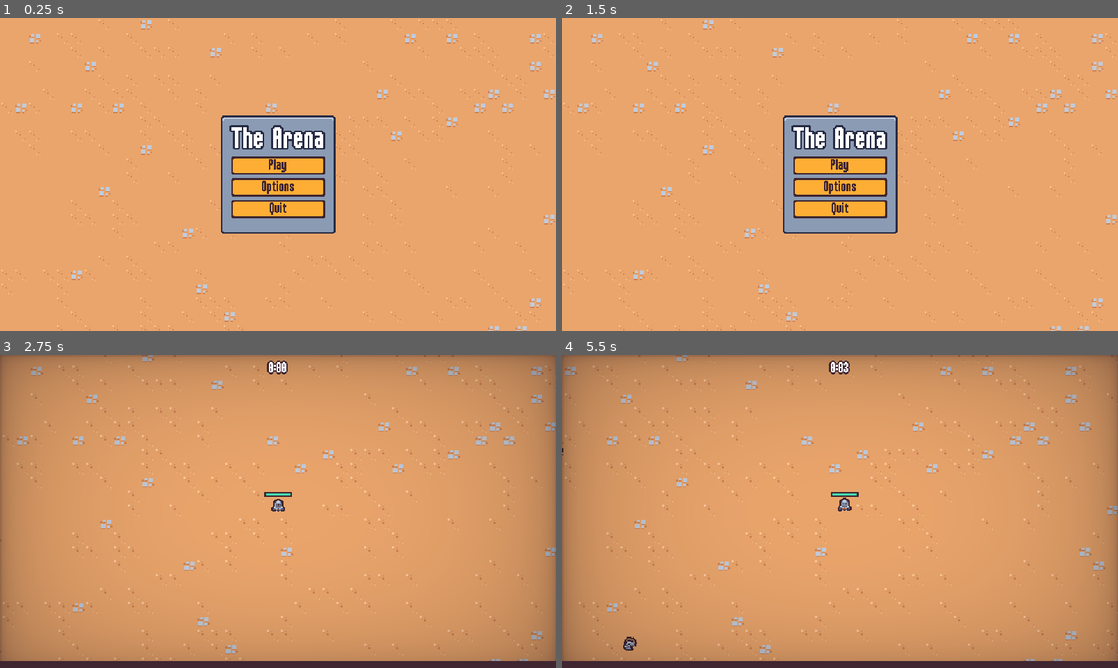
Above: before the commit, frames 1-4 (two rows, left to right).
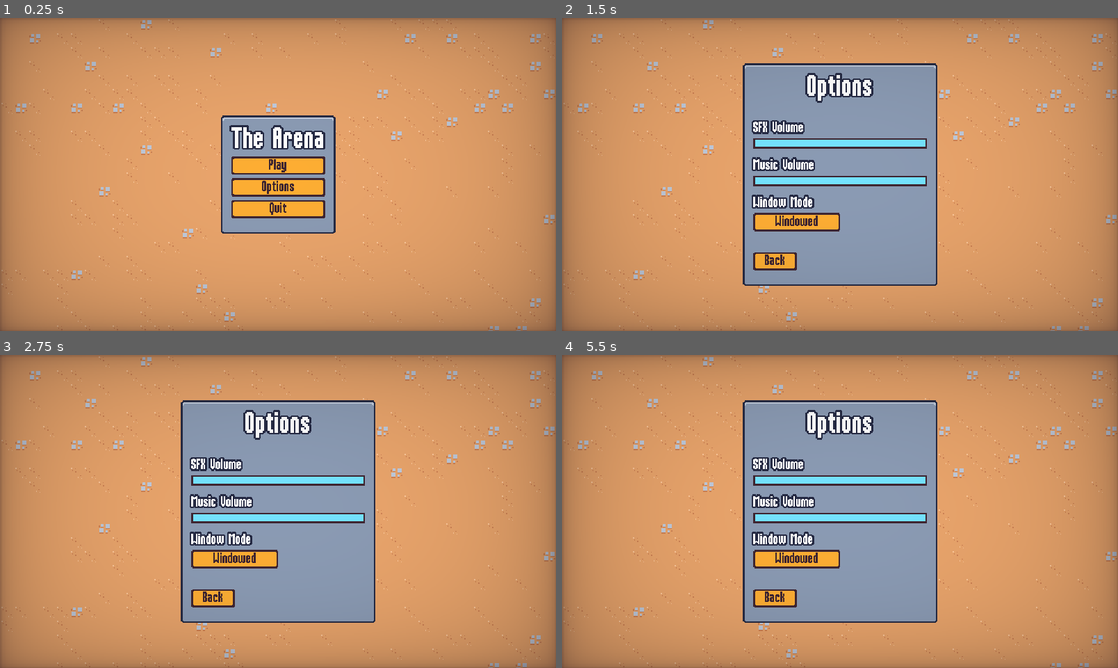
Above: after the commit, the same moments.

Repository: KartikWatts/games
Game: Godot game, scene res://scenes/ui/main_menu.tscn
Two runs of this game, one before a commit and one after it. Both use one fixed random seed, a clock stepped at 60 frames per second and the inputs below.
Inputs (mouse positions are in pixels of both pictures, inside the frame that each line leads up to):
- Up to frame 1 (0.25 s): no input
- Up to frame 2 (1.5 s): click "Options" at 0.5 s; click "Back" at 1.25 s
- Up to frame 3 (2.75 s): click "Play" at 2 s
- Up to frame 4 (5.5 s): click (840, 502) at 2.75 s, where only the run after the commit has a clickable "Play"; click (795, 558) at 3.5 s, where only the run after the commit has a clickable "Windowed"; click (795, 558) at 4.25 s, where only the run after the commit has a clickable "Full Screen"; move the mouse to (962, 495) at 5.02 s; press the mouse at (962, 495) at 5.03 s; hold Right (move_right) from 5.03 s (still down)

The runs differ from the first frame. In frame 1, 37% of the frame differs, in the area x 0-100%, y 0-100%; in frame 2, 59%; in frame 3, 30%; in frame 4, 31%.
Error before the commit: Parse Error: Could not find type "SwordAbility" in the current scope. (res://scenes/ability/sword_ability_controller/sword_ability_controller.gd:38)

Commit message:
pause menu and screen transitions

Diff:
--- a/2d-survivors-course/project.godot
+++ b/2d-survivors-course/project.godot
@@ -19,6 +19,7 @@
 
 GameEvents="*res://scenes/autoload/game_events.tscn"
 MusicPlayer="*res://scenes/autoload/music_player.tscn"
+ScreenTransition="*res://scenes/autoload/screen_transition.tscn"
 
 [display]
 
@@ -63,6 +64,12 @@
 "events": [Object(InputEventMouseButton,"resource_local_to_scene":false,"resource_name":"","device":-1,"window_id":0,"a …(256 unchanged characters)…
 ]
 }
+pause={
+"deadzone": 0.5,
+"events": [Object(InputEventKey,"resource_local_to_scene":false,"resource_name":"","device":-1,"window_id":0,"alt_pressed":false,"shift_pressed":false,"ctrl_pressed":false,"meta_pressed":false,"pressed":false,"keycode":0,"physical_keycode":4194305,"key_label":0,"unicode":0,"echo":false,"script":null)
+, Object(InputEventKey,"resource_local_to_scene":false,"resource_name":"","device":-1,"window_id":0,"alt_pressed":false,"shift_pressed":false,"ctrl_pressed":false,"meta_pressed":false,"pressed":false,"keycode":0,"physical_keycode":80,"key_label":0,"unicode":112,"echo":false,"script":null)
+]
+}
 
 [layer_names]
 
--- /dev/null
+++ b/2d-survivors-course/scenes/autoload/screen_transition.gd
@@ -0,0 +1,24 @@
+extends CanvasLayer
+
+signal transitioned_halfway
+
+@onready var animation_player: AnimationPlayer = $AnimationPlayer
+
+var skip_emit = false
+
+
+func transition():
+	animation_player.play("default")
+	print("PLAYING FORWARD")
+	await transitioned_halfway
+	skip_emit = true
+	animation_player.play_backwards("default")
+	print("PLAYING BACKWARD")
+
+func emit_transitioned_halfway():
+	print("TRANSITION HALFWAY EMITTED")
+	print(str("SKIP EMIT: ", skip_emit))
+	if skip_emit:
+		skip_emit = false
+		return
+	transitioned_halfway.emit()
--- /dev/null
+++ b/2d-survivors-course/scenes/autoload/screen_transition.gdshader
@@ -0,0 +1,14 @@
+shader_type canvas_item;
+
+uniform vec4 transition_color: source_color;
+uniform sampler2D transition_texture : filter_nearest;
+uniform float percent : hint_range(0.0, 1.0, 0.1);
+
+void fragment() {
+	vec4 transition_texture_color = texture(transition_texture, UV);
+	if (transition_texture_color.r > percent) {
+		COLOR.a = 0.0;
+	} else {
+		COLOR = transition_color;
+	}
+}
--- /dev/null
+++ b/2d-survivors-course/scenes/autoload/screen_transition.tscn
@@ -0,0 +1,106 @@
+[gd_scene load_steps=8 format=3 uid="uid://bowibps2iwysw"]
+
+[ext_resource type="Shader" path="res://scenes/autoload/screen_transition.gdshader" id="1_3raf5"]
+[ext_resource type="Script" path="res://scenes/autoload/screen_transition.gd" id="1_kcemw"]
+[ext_resource type="Texture2D" uid="uid://niycpu27kpyf" path="res://assets/ui/screen_transition.png" id="2_h15tb"]
+
+[sub_resource type="Animation" id="Animation_yx1y8"]
+length = 0.001
+tracks/0/type = "value"
+tracks/0/imported = false
+tracks/0/enabled = true
+tracks/0/path = NodePath("ColorRect:material:shader_parameter/percent")
+tracks/0/interp = 1
+tracks/0/loop_wrap = true
+tracks/0/keys = {
+"times": PackedFloat32Array(0),
+"transitions": PackedFloat32Array(1),
+"update": 0,
+"values": [0.0]
+}
+tracks/1/type = "value"
+tracks/1/imported = false
+tracks/1/enabled = true
+tracks/1/path = NodePath("ColorRect:visible")
+tracks/1/interp = 1
+tracks/1/loop_wrap = true
+tracks/1/keys = {
+"times": PackedFloat32Array(0),
+"transitions": PackedFloat32Array(1),
+"update": 1,
+"values": [false]
+}
+
+[sub_resource type="Animation" id="Animation_tc2hv"]
+resource_name = "default"
+length = 0.4
+step = 0.01
+tracks/0/type = "value"
+tracks/0/imported = false
+tracks/0/enabled = true
+tracks/0/path = NodePath("ColorRect:material:shader_parameter/percent")
+tracks/0/interp = 1
+tracks/0/loop_wrap = true
+tracks/0/keys = {
+"times": PackedFloat32Array(0, 0.0001, 0.4),
+"transitions": PackedFloat32Array(1, 2.2974, 1),
+"update": 0,
+"values": [1.0, 0.0, 1.0]
+}
+tracks/1/type = "method"
+tracks/1/imported = false
+tracks/1/enabled = true
+tracks/1/path = NodePath(".")
+tracks/1/interp = 1
+tracks/1/loop_wrap = true
+tracks/1/keys = {
+"times": PackedFloat32Array(0.4),
+"transitions": PackedFloat32Array(1),
+"values": [{
+"args": [],
+"method": &"emit_transitioned_halfway"
+}]
+}
+tracks/2/type = "value"
+tracks/2/imported = false
+tracks/2/enabled = true
+tracks/2/path = NodePath("ColorRect:visible")
+tracks/2/interp = 1
+tracks/2/loop_wrap = true
+tracks/2/keys = {
+"times": PackedFloat32Array(0, 0.01),
+"transitions": PackedFloat32Array(1, 1),
+"update": 1,
+"values": [false, true]
+}
+
+[sub_resource type="AnimationLibrary" id="AnimationLibrary_lapr1"]
+_data = {
+"RESET": SubResource("Animation_yx1y8"),
+"default": SubResource("Animation_tc2hv")
+}
+
+[sub_resource type="ShaderMaterial" id="ShaderMaterial_jr2yh"]
+shader = ExtResource("1_3raf5")
+shader_parameter/transition_color = Color(0.247059, 0.14902, 0.192157, 1)
+shader_parameter/percent = 0.0
+shader_parameter/transition_texture = ExtResource("2_h15tb")
+
+[node name="ScreenTransition" type="CanvasLayer"]
+process_mode = 3
+layer = 5
+script = ExtResource("1_kcemw")
+
+[node name="AnimationPlayer" type="AnimationPlayer" parent="."]
+libraries = {
+"": SubResource("AnimationLibrary_lapr1")
+}
+
+[node name="ColorRect" type="ColorRect" parent="."]
+visible = false
+material = SubResource("ShaderMaterial_jr2yh")
+anchors_preset = 15
+anchor_right = 1.0
+anchor_bottom = 1.0
+grow_horizontal = 2
+grow_vertical = 2
--- a/2d-survivors-course/scenes/main/main.gd
+++ b/2d-survivors-course/scenes/main/main.gd
@@ -2,8 +2,17 @@
 
 @export var end_screen: PackedScene
 
+var pause_menu_scene = preload("res://scenes/ui/pause_menu.tscn")
+
+
 func _ready():
 	%Player._health_component.died.connect(on_player_died)
+
+
+func _unhandled_input(event: InputEvent) -> void:
+	if event.is_action_pressed("pause"):
+		add_child(pause_menu_scene.instantiate())
+		get_tree().root.set_input_as_handled()
 
 
 func on_player_died():
--- a/2d-survivors-course/scenes/ui/end_screen.gd
+++ b/2d-survivors-course/scenes/ui/end_screen.gd
@@ -33,6 +33,9 @@
 		$VictoryStreamPlayer.play()
 
 func on_restart_button_pressed():
+	ScreenTransition.skip_emit = false
+	ScreenTransition.transition()
+	await ScreenTransition.transitioned_halfway
 	get_tree().paused = false
 	get_tree().change_scene_to_file("res://scenes/main/main.tscn")
 
--- a/2d-survivors-course/scenes/ui/main_menu.gd
+++ b/2d-survivors-course/scenes/ui/main_menu.gd
@@ -10,10 +10,16 @@
 
 
 func on_play_pressed():
+	ScreenTransition.skip_emit = false
+	ScreenTransition.transition()
+	await ScreenTransition.transitioned_halfway
 	get_tree().change_scene_to_file("res://scenes/main/main.tscn")
 
 
 func on_options_pressed():
+	ScreenTransition.skip_emit = false
+	ScreenTransition.transition()
+	await ScreenTransition.transitioned_halfway
 	var options_instance = options_scene.instantiate()
 	add_child(options_instance)
 	options_instance.back_pressed.connect(on_options_closed.bind(options_instance))
--- a/2d-survivors-course/scenes/ui/main_menu.tscn
+++ b/2d-survivors-course/scenes/ui/main_menu.tscn
@@ -60,3 +60,4 @@
 text = "Quit"
 
 [node name="Vignette" parent="." instance=ExtResource("2_27k4i")]
+layer = 2
--- a/2d-survivors-course/scenes/ui/options_menu.gd
+++ b/2d-survivors-course/scenes/ui/options_menu.gd
@@ -51,4 +51,7 @@
 
 
 func on_back_pressed():
+	ScreenTransition.skip_emit = false
+	ScreenTransition.transition()
+	await ScreenTransition.transitioned_halfway
 	back_pressed.emit()
--- a/2d-survivors-course/scenes/ui/options_menu.tscn
+++ b/2d-survivors-course/scenes/ui/options_menu.tscn
@@ -6,6 +6,7 @@
 [ext_resource type="PackedScene" uid="uid://dtryyvn2r6lfw" path="res://scenes/ui/vignette.tscn" id="4_bwo7j"]
 
 [node name="OptionsMenu" type="CanvasLayer"]
+layer = 2
 script = ExtResource("1_q7v2y")
 
 [node name="TileMap" type="TileMap" parent="."]
@@ -102,4 +103,4 @@
 text = "Back"
 
 [node name="Vignette" parent="." instance=ExtResource("4_bwo7j")]
-layer = 10
+layer = 3
--- /dev/null
+++ b/2d-survivors-course/scenes/ui/pause_menu.gd
@@ -0,0 +1,72 @@
+extends CanvasLayer
+
+@onready var animation_player: AnimationPlayer = $AnimationPlayer
+@onready var panel_container: PanelContainer = %PanelContainer
+@onready var resume_button: Button = %ResumeButton
+@onready var options_button: Button = %OptionsButton
+@onready var quit_button: Button = %QuitButton
+
+var options_menu_scene = preload("res://scenes/ui/options_menu.tscn")
+
+var is_closing
+
+
+func _ready():
+	get_tree().paused = true
+	panel_container.pivot_offset = panel_container.size / 2
+
+	resume_button.pressed.connect(on_resume_pressed)
+	options_button.pressed.connect(on_options_pressed)
+	quit_button.pressed.connect(on_quit_pressed)
+
+	animation_player.play("default")
+
+	var tween = create_tween()
+	tween.tween_property(panel_container, "scale", Vector2.ZERO, 0)
+	tween.tween_property(panel_container, "scale", Vector2.ONE, .3)\
+	.set_ease(Tween.EASE_OUT).set_trans(Tween.TRANS_BACK)
+
+
+func _input(event: InputEvent) -> void:
+	if event.is_action_pressed("pause"):
+		close()
+		get_tree().root.set_input_as_handled()
+
+
+func close():
+	if is_closing:
+		return
+	is_closing = true
+
+	animation_player.play_backwards("default")
+
+	var tween = create_tween()
+	tween.tween_property(panel_container, "scale", Vector2.ONE, 0)
+	tween.tween_property(panel_container, "scale", Vector2.ZERO, .3)\
+	.set_ease(Tween.EASE_IN).set_trans(Tween.TRANS_BACK)
+
+	await tween.finished
+	get_tree().paused = false
+	queue_free()
+
+
+func on_resume_pressed():
+	close()
+
+
+func on_options_pressed():
+	ScreenTransition.skip_emit = false
+	ScreenTransition.transition()
+	await ScreenTransition.transitioned_halfway
+	var options_menu_instance = options_menu_scene.instantiate()
+	add_child(options_menu_instance)
+	options_menu_instance.back_pressed.connect(on_options_back_pressed.bind(options_menu_instance))
+
+
+func on_quit_pressed():
+	get_tree().paused = false
+	get_tree().change_scene_to_file("res://scenes/ui/main_menu.tscn")
+
+
+func on_options_back_pressed(options_menu: Node):
+	options_menu.queue_free()
--- /dev/null
+++ b/2d-survivors-course/scenes/ui/pause_menu.tscn
@@ -0,0 +1,114 @@
+[gd_scene load_steps=6 format=3 uid="uid://baiodvfm8r2jq"]
+
+[ext_resource type="Script" path="res://scenes/ui/pause_menu.gd" id="1_chmx3"]
+[ext_resource type="PackedScene" uid="uid://bh7lcao1jlt4v" path="res://scenes/ui/sound_button.tscn" id="3_vjxjw"]
+
+[sub_resource type="Animation" id="Animation_7yte6"]
+length = 0.001
+tracks/0/type = "value"
+tracks/0/imported = false
+tracks/0/enabled = true
+tracks/0/path = NodePath("ColorRect:modulate")
+tracks/0/interp = 1
+tracks/0/loop_wrap = true
+tracks/0/keys = {
+"times": PackedFloat32Array(0),
+"transitions": PackedFloat32Array(1),
+"update": 0,
+"values": [Color(1, 1, 1, 1)]
+}
+
+[sub_resource type="Animation" id="Animation_i3frq"]
+resource_name = "default"
+length = 0.15
+step = 0.05
+tracks/0/type = "value"
+tracks/0/imported = false
+tracks/0/enabled = true
+tracks/0/path = NodePath("ColorRect:modulate")
+tracks/0/interp = 1
+tracks/0/loop_wrap = true
+tracks/0/keys = {
+"times": PackedFloat32Array(0, 0.15),
+"transitions": PackedFloat32Array(1, 1),
+"update": 0,
+"values": [Color(1, 1, 1, 0), Color(1, 1, 1, 1)]
+}
+
+[sub_resource type="AnimationLibrary" id="AnimationLibrary_bmy6u"]
+_data = {
+"RESET": SubResource("Animation_7yte6"),
+"default": SubResource("Animation_i3frq")
+}
+
+[node name="PauseMenu" type="CanvasLayer"]
+process_mode = 3
+script = ExtResource("1_chmx3")
+
+[node name="AnimationPlayer" type="AnimationPlayer" parent="."]
+process_mode = 3
+libraries = {
+"": SubResource("AnimationLibrary_bmy6u")
+}
+
+[node name="ColorRect" type="ColorRect" parent="."]
+anchors_preset = 15
+anchor_right = 1.0
+anchor_bottom = 1.0
+grow_horizontal = 2
+grow_vertical = 2
+color = Color(0.607843, 0.298039, 0.639216, 0.352941)
+
+[node name="MarginContainer" type="MarginContainer" parent="."]
+anchors_preset = 15
+anchor_right = 1.0
+anchor_bottom = 1.0
+grow_horizontal = 2
+grow_vertical = 2
+
+[node name="PanelContainer" type="PanelContainer" parent="MarginContainer"]
+unique_name_in_owner = true
+custom_minimum_size = Vector2(180, 140)
+layout_mode = 2
+size_flags_horizontal = 4
+size_flags_vertical = 4
+
+[node name="MarginContainer" type="MarginContainer" parent="MarginContainer/PanelContainer"]
+layout_mode = 2
+theme_override_constants/margin_left = 8
+theme_override_constants/margin_top = 0
+theme_override_constants/margin_right = 8
+theme_override_constants/margin_bottom = 8
+
+[node name="VBoxContainer" type="VBoxContainer" parent="MarginContainer/PanelContainer/MarginContainer"]
+custom_minimum_size = Vector2(150, 0)
+layout_mode = 2
+size_flags_horizontal = 4
+size_flags_vertical = 4
+
+[node name="Label" type="Label" parent="MarginContainer/PanelContainer/MarginContainer/VBoxContainer"]
+layout_mode = 2
+theme_type_variation = &"BlueOutlineLabel"
+theme_override_font_sizes/font_size = 32
+text = "PAUSED"
+horizontal_alignment = 1
+
+[node name="VBoxContainer" type="VBoxContainer" parent="MarginContainer/PanelContainer/MarginContainer/VBoxContainer"]
+custom_minimum_size = Vector2(100, 0)
+layout_mode = 2
+size_flags_horizontal = 4
+
+[node name="ResumeButton" parent="MarginContainer/PanelContainer/MarginContainer/VBoxContainer/VBoxContainer" instance=ExtResource("3_vjxjw")]
+unique_name_in_owner = true
+layout_mode = 2
+text = "Resume"
+
+[node name="OptionsButton" parent="MarginContainer/PanelContainer/MarginContainer/VBoxContainer/VBoxContainer" instance=ExtResource("3_vjxjw")]
+unique_name_in_owner = true
+layout_mode = 2
+text = "Options"
+
+[node name="QuitButton" parent="MarginContainer/PanelContainer/MarginContainer/VBoxContainer/VBoxContainer" instance=ExtResource("3_vjxjw")]
+unique_name_in_owner = true
+layout_mode = 2
+text = "Quit to Menu"
Binary file added: 2d-survivors-course/assets/ui/screen_transition.png
Not shown, added: 2d-survivors-course/assets/ui/screen_transition.png.import
